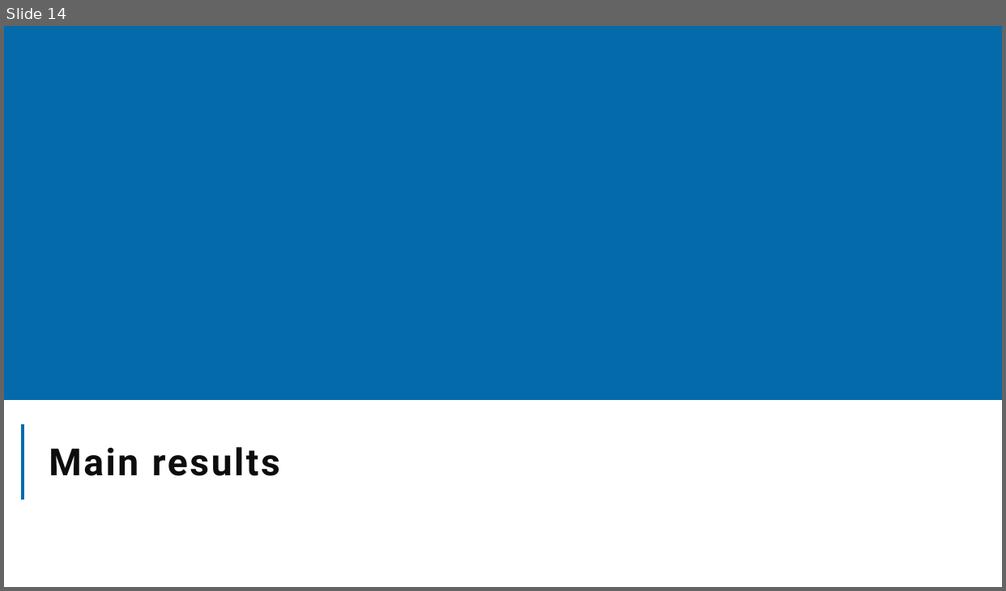
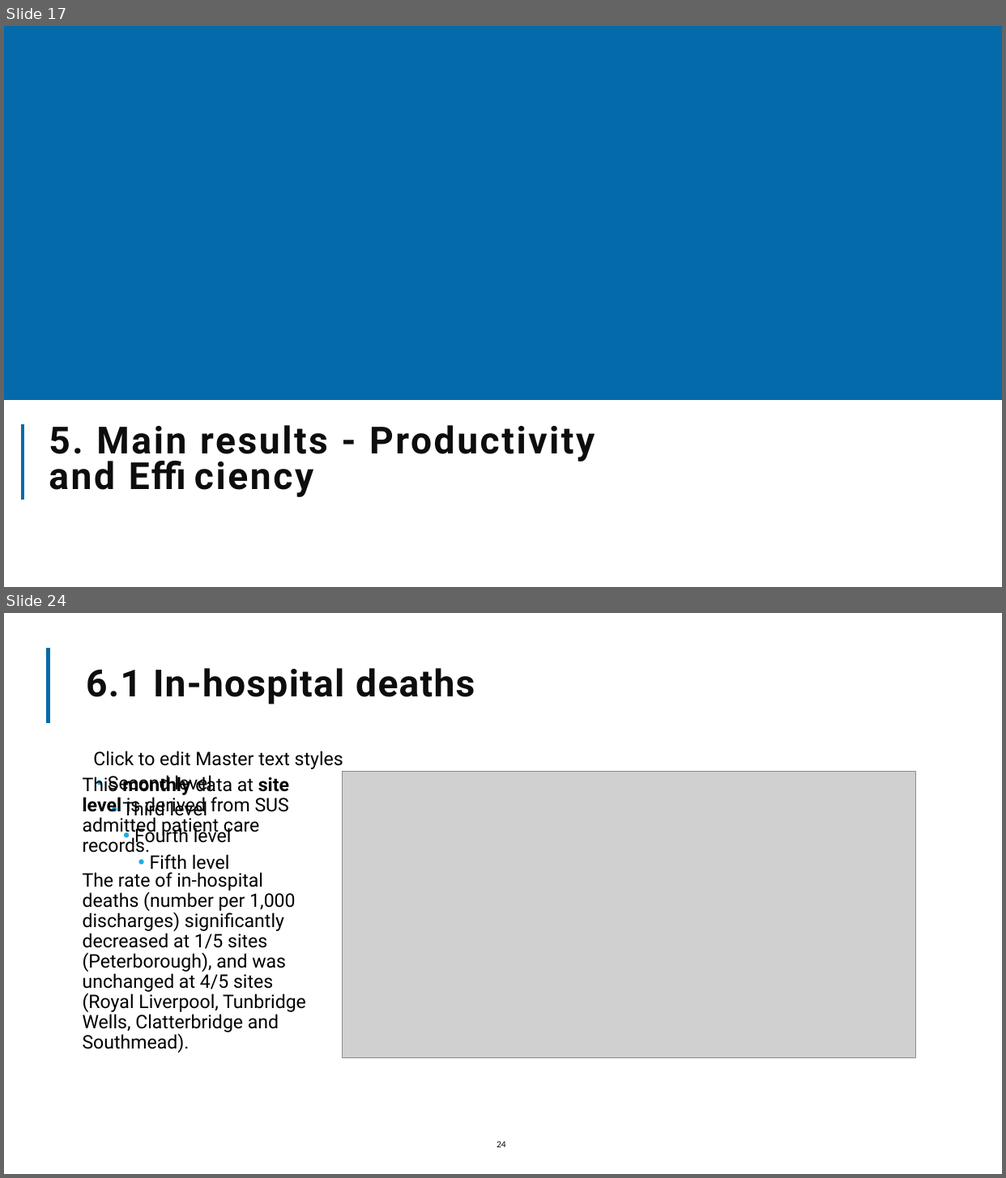
Before and after one commit to The-Strategy-Unit/nhp_sbr_impacts, a slide deck: NHP_SBR impacts_2024.pptx. Shown one above the other, each under a label of ours: slide 14 before the commit, slides 17 and 24 after it; the slides between them are not shown. The pictures are 1006x591 and 1006x1178 pixels, drawn with LibreOffice and Linux fonts; fonts in the diff are those of the drawing; grey boxes stand for pictures; background and template pictures are left out. Boxes give left, top, right and bottom in pixels: in the first picture for what was removed or moved away, otherwise in the second. Text is boxed around its words. In the diff, an @@ line names an element or a change of style, - is before the commit and + after.

Commit message:
Added summary results sections to qmd/pptx output. Minor tweaks to template layout. Latest render aded.
Unknown changes (accidental space?) to causal impact script :-).

```diff
--- a/NHP_SBR impacts_2024.pptx
+++ b/NHP_SBR impacts_2024.pptx
@@ slide 24 added at <box>4,613,1002,1174</box>, background picture (left out) @@
@@ line added from (49, 723) to (49, 648), #046AAA 3.5 pt @@
@@ title added at <box>86,668,475,705</box>, 36 pt, text #0D0D0D, bold @@
+6.1 In-hospital deaths
@@ text added at <box>93,751,343,873</box>, 18 pt, text #000000 @@
+  Click to edit Master text styles
+  • Second level
+    • Third level
+      • Fourth level
+        • Fifth level
@@ text added at <box>83,775,306,1053</box>, 18 pt, text #000000 @@
+This monthly data at site level is derived from SUS admitted patient care records.
+The rate of in-hospital deaths (number per 1,000 discharges) significantly decreased at 1/5 sites (Peterborough), and was unchanged at 4/5 sites (Royal Liverpool, Tunbridge Wells, Clatterbridge and Southmead).
@@ picture added at <box>342,771,916,1058</box> @@
@@ page number added at <box>496,1141,506,1148</box>, 9 pt, text #0D0D0D @@
+24
@@ what was slide 14 is now slide 17 @@
@@ slide 17 changed as well @@
@@ title at <box>49,425,594,490</box>: text changed @@
-Main results
+5. Main results - Productivity and Efficiency
```
Also in this commit, not shown: 13 other slides changed, 16 other slides added, 3 other files.
